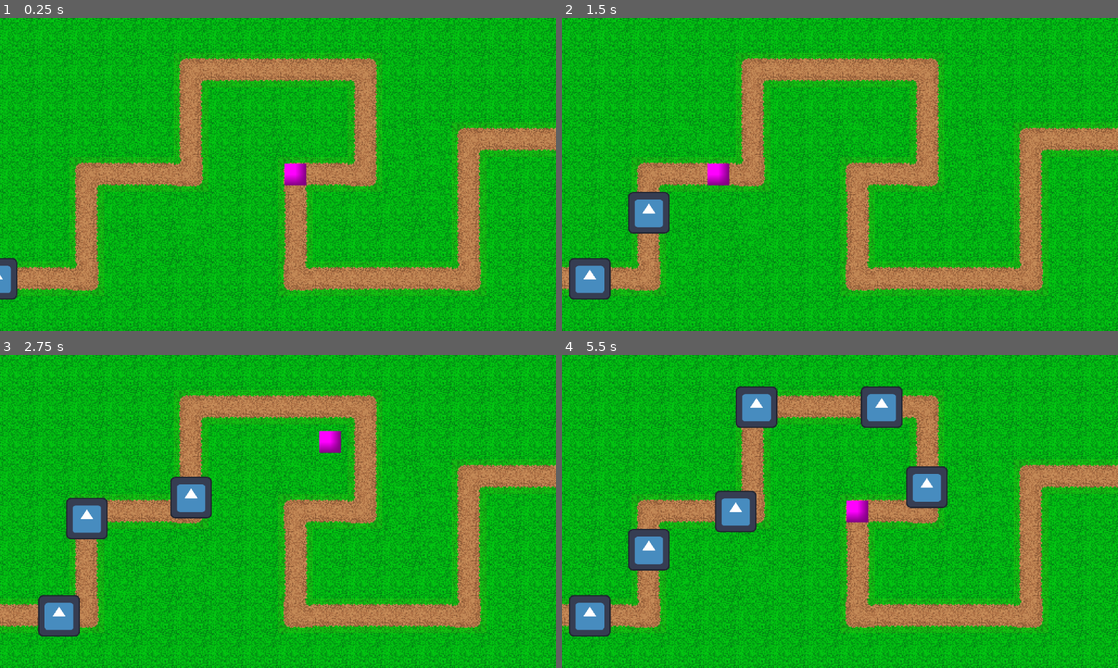
Above: before the commit, frames 1-4 (two rows, left to right).
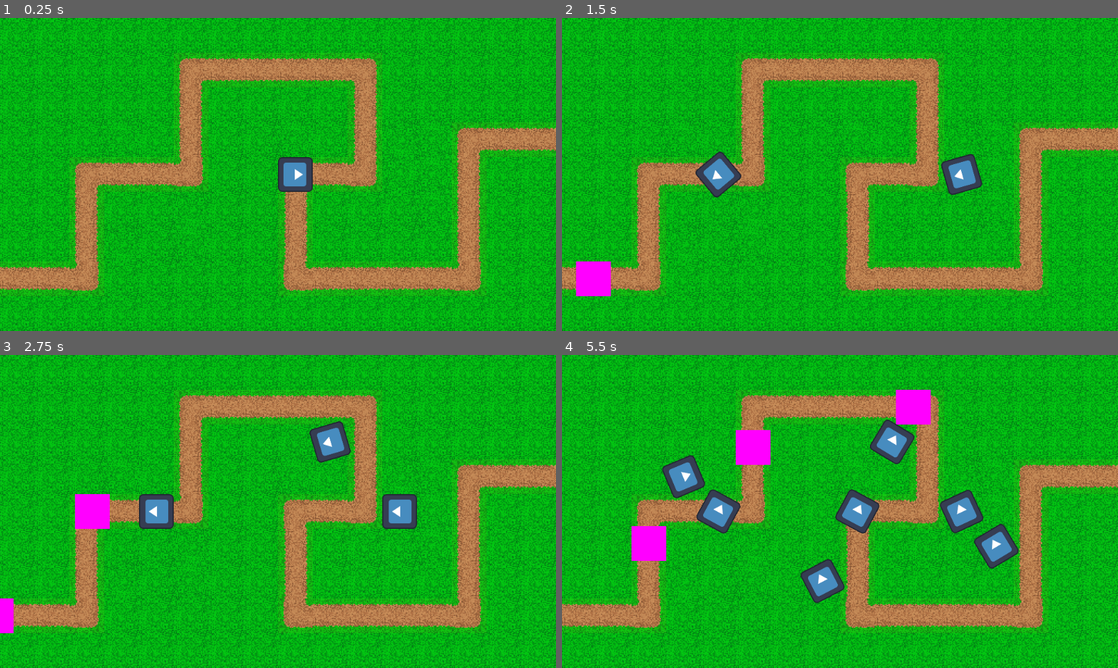
Above: after the commit, the same moments.

Repository: camoa016/Godot-tower-defense-game
Game: Godot game, scene res://Scenes/main.tscn
Two runs of this game, one before a commit and one after it. Both use one fixed random seed, a clock stepped at 60 frames per second and the inputs below. The engine's default icon, where the game draws it, is replaced by a stand-in: a white triangle on a blue panel in a dark square.
Inputs (mouse positions are in pixels of both pictures, inside the frame that each line leads up to):
- Up to frame 1 (0.25 s): no input
- Up to frame 2 (1.5 s): move the mouse to (962, 158) at 0.52 s; press the mouse at (962, 158) at 0.53 s; move the mouse to (728, 190) at 1.27 s; release the mouse at (728, 190) at 1.28 s; click (728, 190) at 1.35 s
- Up to frame 3 (2.75 s): move the mouse to (333, 442) at 2.02 s; press the mouse at (333, 442) at 2.03 s
- Up to frame 4 (5.5 s): move the mouse to (812, 574) at 2.77 s; release the mouse at (812, 574) at 2.78 s; click (812, 574) at 2.85 s; move the mouse to (1006, 558) at 3.52 s; press the mouse at (1006, 558) at 3.53 s; move the mouse to (673, 464) at 4.27 s; release the mouse at (673, 464) at 4.28 s; click (673, 464) at 4.35 s; move the mouse to (867, 511) at 5.02 s; press the mouse at (867, 511) at 5.03 s

The runs differ from the first frame. In frame 1, 1.1% of the frame differs, in the area x 0-57%, y 44-90%; in frame 2, 3.4%; in frame 3, 5.4%; in frame 4, 11%, in the area x 1-83%, y 10-90%.

Commit message:
Towers point at enemies

Diff:
--- a/td-game/Scenes/enemy.tscn
+++ b/td-game/Scenes/enemy.tscn
@@ -1,13 +1,12 @@
-[gd_scene format=3 uid="uid://b7uq4iqslnk66"]
+[gd_scene format=3 uid="uid://b6e7fx38tpacw"]
 
-[ext_resource type="Script" uid="uid://ba230ggmgb6gq" path="res://Scripts/enemy_path.gd" id="1_1f0kj"]
-[ext_resource type="Texture2D" uid="uid://4q335xxs2p" path="res://icon.svg" id="1_hghv2"]
+[ext_resource type="Script" uid="uid://xik6behab4hi" path="res://Scripts/enemy.gd" id="1_hghv2"]
 
-[node name="enemy" type="PathFollow2D" unique_id=264479835]
-rotates = false
-loop = false
-script = ExtResource("1_1f0kj")
+[sub_resource type="PlaceholderTexture2D" id="PlaceholderTexture2D_hghv2"]
 
-[node name="Sprite2D" type="Sprite2D" parent="." unique_id=956119632]
-scale = Vector2(0.3, 0.3)
-texture = ExtResource("1_hghv2")
+[node name="enemy" type="Node2D" unique_id=1071158301]
+script = ExtResource("1_hghv2")
+
+[node name="Sprite2D" type="Sprite2D" parent="." unique_id=977806970]
+scale = Vector2(32, 32)
+texture = SubResource("PlaceholderTexture2D_hghv2")
--- /dev/null
+++ b/td-game/Scenes/enemy_path.tscn
@@ -0,0 +1,8 @@
+[gd_scene format=3 uid="uid://b7uq4iqslnk66"]
+
+[ext_resource type="Script" uid="uid://ba230ggmgb6gq" path="res://Scripts/enemy_path_follow.gd" id="1_vfsvd"]
+
+[node name="PathFollow2D" type="PathFollow2D" unique_id=264479835]
+rotates = false
+loop = false
+script = ExtResource("1_vfsvd")
--- a/td-game/Scenes/main.tscn
+++ b/td-game/Scenes/main.tscn
@@ -2,9 +2,7 @@
 
 [ext_resource type="Texture2D" uid="uid://iurw4u6x5ar7" path="res://Assets/tileset.png" id="1_bo1nx"]
 [ext_resource type="Script" uid="uid://04d53drx7yca" path="res://Scripts/path_2d.gd" id="2_8gbba"]
-[ext_resource type="PackedScene" uid="uid://b7uq4iqslnk66" path="res://Scenes/enemy.tscn" id="3_8gbba"]
 [ext_resource type="Script" uid="uid://bdtdn3fygh7j" path="res://Scripts/tower_placer.gd" id="4_jjvhh"]
-[ext_resource type="PackedScene" uid="uid://nsreys3xna3g" path="res://Scenes/tower.tscn" id="5_kry3j"]
 
 [sub_resource type="TileSetAtlasSource" id="TileSetAtlasSource_jjgbg"]
 texture = ExtResource("1_bo1nx")
@@ -20,7 +18,7 @@
 
 [sub_resource type="Curve2D" id="Curve2D_bo1nx"]
 _data = {
-"points": PackedVector2Array(0, 0, 0, 0, -32, 240, 0, 0, 0, 0, 80, 240, 0, 0, 0, 0, 80, 144, 0, 0, 0, 0, 176, 144, 0, 0, 0, 0, 176, 48, 0, 0, 0, 0, 336, 48, 0, 0, 0, 0, 336, 144, 0, 0, 0, 0, 272, 144, 0, 0, 0, 0, 272, 240, 0, 0, 0, 0, 432, 240, 0, 0, 0, 0, 432, 112, 0, 0, 0, 0, 480, 112)
+"points": PackedVector2Array(0, 0, 0, 0, -32, 240, 0, 0, 0, 0, 80, 240, 0, 0, 0, 0, 80, 144, 0, 0, 0, 0, 176, 144, 0, 0, 0, 0, 176, 48, 0, 0, 0, 0, 336, 48, 0, 0, 0, 0, 336, 144, 0, 0, 0, 0, 272, 144, 0, 0, 0, 0, 272, 240, 0, 0, 0, 0, 432, 240, 0, 0, 0, 0, 432, 112, 0, 0, 0, 0, 544, 112)
 }
 point_count = 12
 
@@ -40,11 +38,6 @@
 curve = SubResource("Curve2D_bo1nx")
 script = ExtResource("2_8gbba")
 
-[node name="enemy" parent="TileMapLayer/Path2D" unique_id=264479835 instance=ExtResource("3_8gbba")]
-position = Vector2(-32, 240)
-
-[node name="TowerPlacer2" type="Node2D" parent="." unique_id=2086652144]
+[node name="TowerPlacer" type="Node2D" parent="." unique_id=2086652144]
 position = Vector2(256, 144)
 script = ExtResource("4_jjvhh")
-
-[node name="Tower" parent="TowerPlacer2" unique_id=1444111159 instance=ExtResource("5_kry3j")]
--- a/td-game/Scenes/tower.tscn
+++ b/td-game/Scenes/tower.tscn
@@ -1,15 +1,14 @@
 [gd_scene format=3 uid="uid://nsreys3xna3g"]
 
-[sub_resource type="PlaceholderTexture2D" id="PlaceholderTexture2D_ndpwd"]
+[ext_resource type="Script" uid="uid://ficf5imqy6in" path="res://Scripts/tower.gd" id="1_mh5eo"]
+[ext_resource type="Texture2D" uid="uid://4q335xxs2p" path="res://icon.svg" id="1_ndpwd"]
 
 [sub_resource type="RectangleShape2D" id="RectangleShape2D_6jpva"]
+size = Vector2(24, 24)
 
 [node name="Tower" type="Node2D" unique_id=1444111159]
-
-[node name="Sprite2D" type="Sprite2D" parent="." unique_id=129036508]
-position = Vector2(4.7683716e-07, -4.7683716e-07)
-scale = Vector2(20, 20)
-texture = SubResource("PlaceholderTexture2D_ndpwd")
+scale = Vector2(0.25, 0.25)
+script = ExtResource("1_mh5eo")
 
 [node name="Area2D" type="Area2D" parent="." unique_id=1414018608]
 collision_layer = 2
@@ -17,3 +16,7 @@
 
 [node name="CollisionShape2D" type="CollisionShape2D" parent="Area2D" unique_id=353477696]
 shape = SubResource("RectangleShape2D_6jpva")
+
+[node name="Sprite2D" type="Sprite2D" parent="." unique_id=129036508]
+rotation = 1.5707964
+texture = ExtResource("1_ndpwd")
--- a/td-game/Scripts/Globals.gd
+++ b/td-game/Scripts/Globals.gd
@@ -1,6 +1,7 @@
 extends Node
 
 var enemy_scene = preload("res://Scenes/enemy.tscn")
+var enemy_path_scene = preload("res://Scenes/enemy_path.tscn")
 var tower_scene = preload("res://Scenes/tower.tscn")
 # Called when the node enters the scene tree for the first time.
 func _ready() -> void:
--- /dev/null
+++ b/td-game/Scripts/enemy.gd
@@ -0,0 +1,11 @@
+extends Node2D
+
+
+# Called when the node enters the scene tree for the first time.
+func _ready() -> void:
+	add_to_group("Enemies")
+
+
+# Called every frame. 'delta' is the elapsed time since the previous frame.
+func _process(delta: float) -> void:
+	pass
--- a/td-game/Scripts/enemy_path.gd
+++ b/td-game/Scripts/enemy_path_follow.gd
@@ -2,6 +2,10 @@
 
 # Speed in percentage of path per second (0.0 to 1.0)
 @export var speed_ratio = 0.1
+
+func _ready() -> void:
+	var enemy = Globals.enemy_scene.instantiate()
+	add_child(enemy)
 
 func _physics_process(delta):
 	progress_ratio += speed_ratio * delta
--- a/td-game/Scripts/path_2d.gd
+++ b/td-game/Scripts/path_2d.gd
@@ -1,15 +1,15 @@
 extends Path2D
 
-var timer = 1.0
+var timer = 1.5
 var cooldown = 1.0
 
 func spawn_enemy():
-	var enemy = Globals.enemy_scene.instantiate()
-	add_child(enemy)
+	var enemy_path = Globals.enemy_path_scene.instantiate()
+	add_child(enemy_path)
 
 func _process(delta: float) -> void:
 	if cooldown > 0:
 		cooldown -= delta
-		if cooldown <= 0:
-			spawn_enemy()
-			cooldown = timer
+	if cooldown <= 0:
+		spawn_enemy()
+		cooldown = timer
--- /dev/null
+++ b/td-game/Scripts/tower.gd
@@ -0,0 +1,27 @@
+extends Node2D
+
+
+# Called when the node enters the scene tree for the first time.
+func _ready() -> void:
+	pass
+
+func get_closest_enemy():
+	var enemies = get_tree().get_nodes_in_group("Enemies")
+
+	var closest_enemy = null
+	var closest_distance = INF
+	if len(enemies) > 0:
+		for enemy in enemies:
+			var distance = global_position.distance_to(enemy.global_position)
+
+			if distance < closest_distance:
+				closest_distance = distance
+				closest_enemy = enemy
+
+		return closest_enemy.global_position
+
+# Called every frame. 'delta' is the elapsed time since the previous frame.
+func _process(delta: float) -> void:
+	var target = get_closest_enemy()
+	if target:
+		look_at(target)
--- a/td-game/Scripts/tower_placer.gd
+++ b/td-game/Scripts/tower_placer.gd
@@ -1,14 +1,33 @@
 extends Node2D
 
-@onready var child_node = $Tower
-var placing = false
-var tile_size = 32
+var preview_tower: Node2D
+var tile_size := 32
+var mouse_pos := Vector2()
 
-func place_tower():
-	var tower = Globals.tower_scene.instantiate()
-	add_child(tower)
+func _ready():
+	start_placing()
 
-func _process(delta: float) -> void:
-	var mouse_pos = get_global_mouse_position()
-	mouse_pos = mouse_pos.snapped(Vector2.ONE * tile_size)
-	child_node.global_position = mouse_pos
+func start_placing():
+	preview_tower = Globals.tower_scene.instantiate()
+	add_child(preview_tower)
+
+func _process(delta):
+	if preview_tower:
+		mouse_pos = get_global_mouse_position()
+		mouse_pos = mouse_pos.snapped(Vector2.ONE * tile_size)
+		preview_tower.global_position = mouse_pos
+
+func is_tile_occupied(position: Vector2) -> bool:
+	for child in get_children():
+		if child != preview_tower and child.global_position == position:
+			print("true")
+			return true
+	print("false")
+	return false
+
+func _input(event):
+	if event.is_action_pressed("LeftClick"):
+		if preview_tower and !is_tile_occupied(mouse_pos):
+			preview_tower = null
+			start_placing()
+		print(get_child_count())
--- a/td-game/project.godot
+++ b/td-game/project.godot
@@ -28,6 +28,10 @@
 window/size/viewport_width=1024
 window/size/viewport_height=576
 window/stretch/mode="viewport"
+
+[global_group]
+
+Enemies=""
 
 [input]
 
Not shown, added: td-game/Scripts/enemy.gd.uid
Renamed: td-game/Scripts/enemy_path.gd.uid -> td-game/Scripts/enemy_path_follow.gd.uid
Not shown, added: td-game/Scripts/tower.gd.uid
